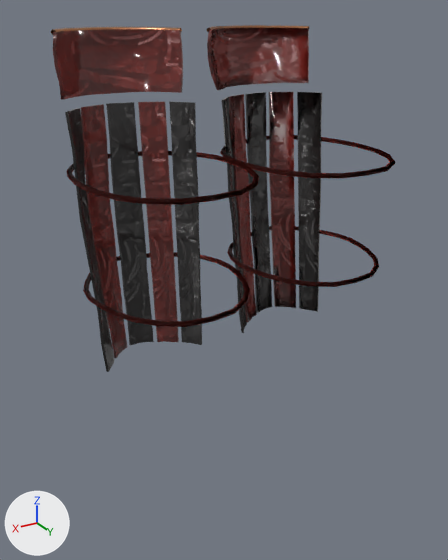
One commit to the glTF model public/games/era-clash/3d/assets/props/haru/suneate.glb: the scene before it, then after it.
The view is the same before and after, from a 50 mm lens placed at (0.377, 0.612, 0.401), pointed at (0.01, 0.001, 0.096). Arrows for +X, +Y and +Z are at lower left; the lights stay in place. The first picture is the older version. Where no turn or scale is listed for an object, it has been applied to the vertices. Vertices at exactly the same position are counted once.

The first picture shows 'LeftLeg', 'RightLeg'.
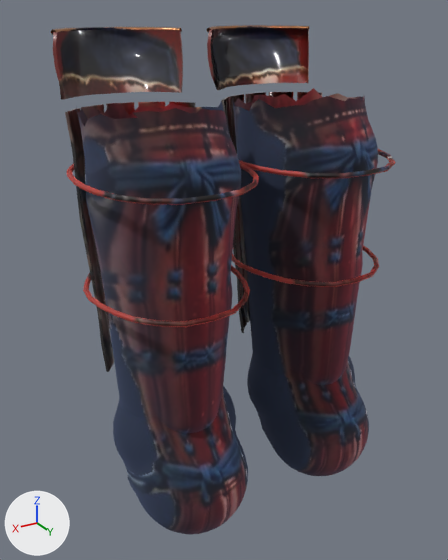
The newer file is also turned or shifted as a whole; pictures and numbers use the older file's frame.

Boxes (x1, y1, x2, y2) around the edits, measured in the pictures (448 x 560 px):
'kyahan_Left', added
    after: (76, 101, 248, 535)
'kyahan_Right', added
    after: (232, 88, 378, 476)
'LeftLeg', surface changed, recoloured
    both: (51, 27, 259, 372)
'RightLeg', surface changed, recoloured
    both: (207, 25, 396, 328)

What changed in the scene script:
```text
Change img_image_0:
    img_image_0: load_image('Image_0', '_unpacked/Image_0', 256, 256, 'Non-Color') -> load_image('Image_0', '_unpacked/Image_0', 1024, 1024, 'sRGB')
Change img_image_2:
    img_image_2: load_image('Image_2', '_unpacked/Image_2', 256, 256, 'Non-Color') -> load_image('Image_2', '_unpacked/Image_2', 1024, 1024, 'sRGB')
Change mat_lacquer:
    remove # nodes: BsdfPrincipled, Mapping, NormalMap, OutputMaterial, TexImage, UVMap
    remove # colours: dark red #761c14
    nodes: BsdfPrincipled, OutputMaterial, TexImage
Change mat_gold:
    remove # nodes: BsdfPrincipled, Mapping, NormalMap, OutputMaterial, TexImage, UVMap
    remove # colours: orange #bc7f59
    nodes: BsdfPrincipled, OutputMaterial, TexImage
Change mat_silkred:
    where n0 = _N.new('ShaderNodeBsdfPrincipled'); n0.name = 'Principled BSDF'
    remove n0.inputs[0].default_value = (0.42, 0.05, 0.04, 1.0)  # 'Base Color', red #ad3f38
    remove n2 = _N.new('ShaderNodeNormalMap'); n2.name = 'Normal Map'
    remove n2.uv_map = 'UVMap'
    where n3 = _N.new('ShaderNodeTexImage'); n3.name = 'Image Texture'
    remove _L.new(n2.outputs[0], n0.inputs[5])  # 'Normal' to 'Normal'
    remove _L.new(n3.outputs[0], n2.inputs[1])  # 'Color' to 'Color'
    add _L.new(n3.outputs[0], n0.inputs[0])  # 'Color' to 'Base Color'
Change mat_lacquerblack:
    remove # nodes: BsdfPrincipled, Mapping, NormalMap, OutputMaterial, TexImage, UVMap
    remove # colours: black #242222
    remove # uses the picture img_image_0
    nodes: BsdfPrincipled, OutputMaterial, TexImage
    uses the picture img_image_3
Change me_suneate_leftleg:
    where me_suneate_leftleg.from_pydata(...)  # 775 vertices, 1496 faces; spans x 0.0..0.19, y -0.128..0.128, z 0.0..0.386
    me_suneate_leftleg part 1: texture (UV) coordinates of 1496 of 1496 faces, centred in x 0.001..0.189, y -0.126..0.126, z 0.0..0.386, changed; they spanned u 0.0..1.0, v 0.0..1.0 and now span u 0.01..0.99, v 0.0..1.0
Change me_suneate_rightleg:
    where me_suneate_rightleg.from_pydata(...)  # 775 vertices, 1496 faces; spans x -0.19..0.0, y -0.128..0.128, z 0.0..0.386
    me_suneate_rightleg part 2: texture (UV) coordinates of 1496 of 1496 faces, centred in x -0.189..-0.001, y -0.126..0.126, z 0.0..0.386, changed; they spanned u 0.0..1.0, v 0.0..1.0 and now span u 0.0..1.0, v 0.0..1.0
Add ob_kyahan_left:
    ob_kyahan_left = bpy.data.objects.new('kyahan_Left', me_suneate_kyahan_left)  # 1317 vertices, 2542 faces; spans x 0.018..0.176, y -0.089..0.133, z 0.0..0.507; in mat_kyahan (picture img_image_4)
    ob_kyahan_left.location = (0.0, 0.006, -0.187)
Add ob_kyahan_right:
    ob_kyahan_right = bpy.data.objects.new('kyahan_Right', me_suneate_kyahan_right)  # 1219 vertices, 2356 faces; spans x -0.176..-0.018, y -0.089..0.134, z 0.0..0.506; in mat_kyahan (picture img_image_4)
    ob_kyahan_right.location = (0.0, 0.006, -0.187)
```
